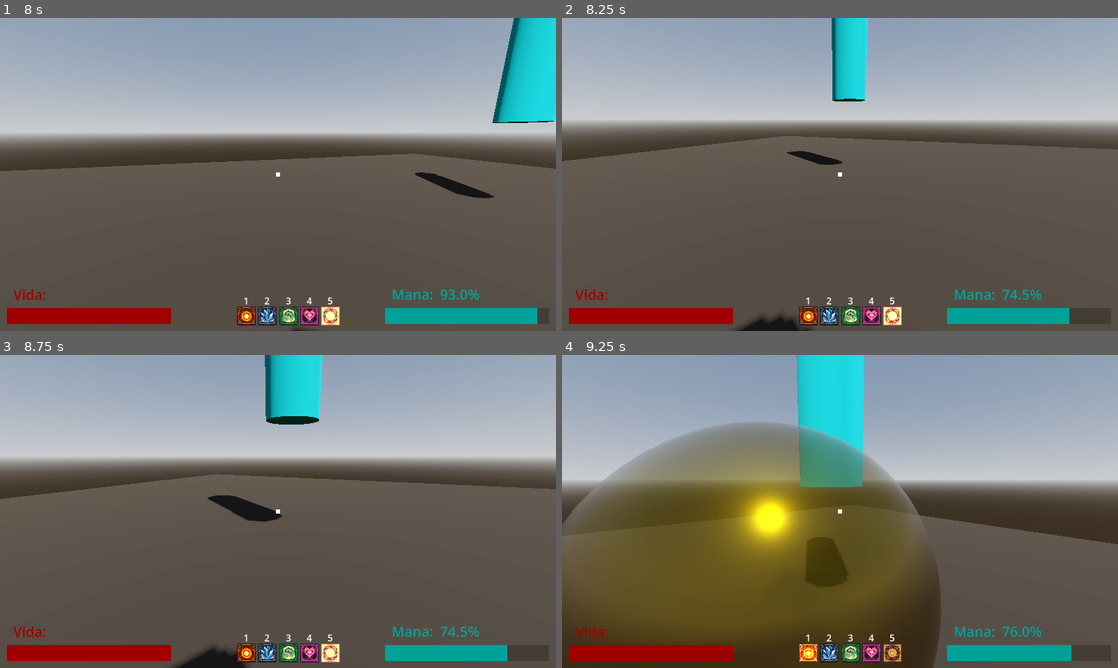
Above: before the commit, frames 1-4 (two rows, left to right).
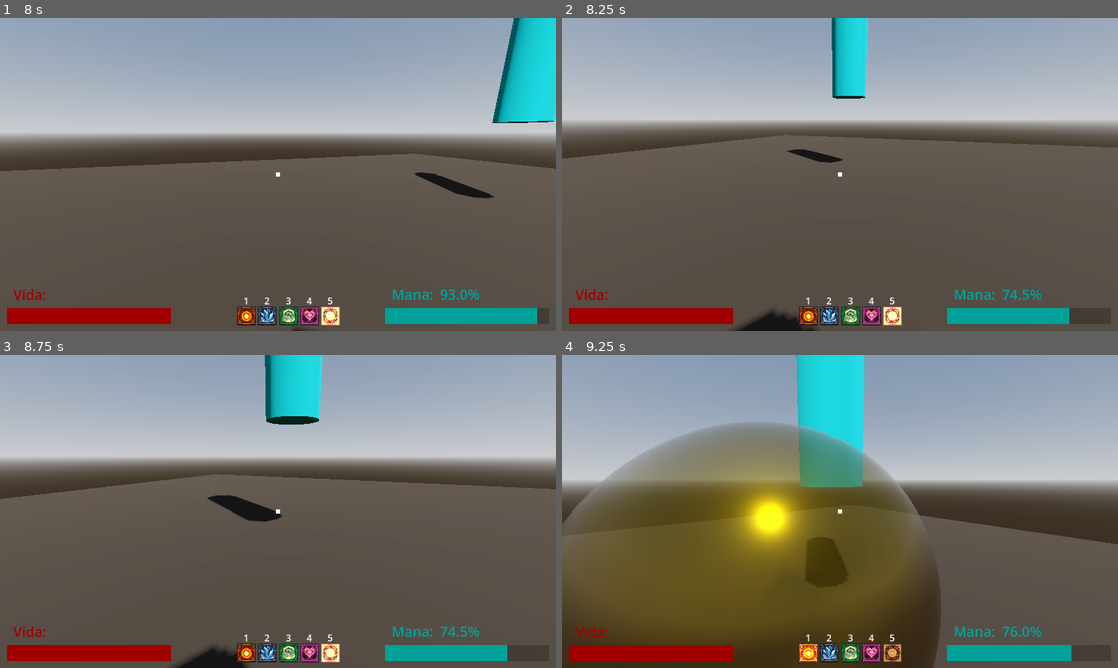
Above: after the commit, the same moments.

Repository: Isaaa43/Saudavel-e-Balanceado
Game: Godot game, scene res://cenas/main_game.tscn
Same seed, same stepped clock (60 frames per second), same inputs: the game is played once before the commit and once after it.
Inputs (mouse positions are in pixels of both pictures, inside the frame that each line leads up to):
- Up to frame 1 (8 s): click (278, 224) at 0.52 s; type "Alex" at 0.6 s; click "Jogar" at 1.25 s; click "Host" at 2 s; click "Começar Partida" at 2.75 s; tap Enter at 3.5 s; move the mouse to (400, 158) at 3.52 s; hold D (direita) 3.53-4.28 s; click (400, 158) at 3.6 s; tap Space (pular) at 3.77, 4.52, 5.75, 6.02, 6.77, 7.52 s; move the mouse to (250, 174) at 4.27 s; hold W (frente) from 4.28 s (still down); tap 1 at 4.35 s; move the mouse to (289, 168) at 5.02 s; tap 2 at 5.1 s; move the mouse to (272, 180) at 5.77 s; tap 3 at 5.85 s; click (272, 180) at 5.92 s; move the mouse to (316, 177) at 6.52 s; tap 4 at 6.6 s; move the mouse to (233, 171) at 7.27 s; tap 5 at 7.35 s
- Up to frame 2 (8.25 s): keep holding W (frente); move the mouse to (845, 174) at 8.02 s; click (845, 174) at 8.1 s
- Up to frame 3 (8.75 s): keep holding W (frente)
- Up to frame 4 (9.25 s): move the mouse to (817, 505) at 8.77 s; release W (frente) at 8.78 s; hold D (direita) from 8.78 s (still down); tap 1 at 8.85 s; tap Space (pular) at 9.02 s

Frame 1 is identical in both runs. In frame 2, 0.8% of the frame differs, in the area x 0-100%, y 24-100%; in frame 3, less than 0.1%; in frame 4, less than 0.1%.

Commit message:
fix: verificar se deve aplicar o efeito ao nodo
Nodo que recebeu o feitiço faz a verificação se é um jogador para aplicar os efeitos

Diff:
--- a/luta-magos/scripts/game/feiticos/instanciancia/comportamento/feitico_comportamento.gd
+++ b/luta-magos/scripts/game/feiticos/instanciancia/comportamento/feitico_comportamento.gd
@@ -90,43 +90,49 @@
 func _aplicar_efeitos(node: Node3D) -> void:
 	var receptor := ReceptorEfeitos.encontrar_receptor_efeitos(node)
 	if receptor != null:
-		_aplicar_efeitos_receptor(receptor)
+		_aplicar_efeitos_receptor(receptor, node)
 
-func _aplicar_efeitos_receptor(receptor: ReceptorEfeitos) -> void:
-	receptor.receber_lista_efeitos(efeitos)
+func _aplicar_efeitos_receptor(receptor: ReceptorEfeitos, node: Node3D) -> void:
+	if _deve_aplicar_efeito(node):
+		receptor.receber_lista_efeitos(efeitos)
 
-func _aplicar_efeito_jogador(efeito: FeiticoEfeito, jogador: Jogador) -> void:
+func _deve_aplicar_efeito(node: Node3D) -> bool:
+	# TODO: verificar mais tipos do que so o jogador
+	if not node is Jogador: return false
+	var jogador: Jogador = node
 	var jog_id : int = jogador.dados_jogador.peer_id
 
 	match (afetados):
 		Afetados.TODOS:
-			jogador.receber_feitico_efeito(efeito)
+			return true
 		Afetados.CRIADOR:
 			# somente criador do feitico
 			if jog_id == contexto.criador_id:
-				jogador.receber_feitico_efeito(efeito)
+				return true
 		Afetados.ALVO:
 			# somente alvo do feitico
 			if jog_id == contexto.alvo_id:
-				jogador.receber_feitico_efeito(efeito)
+				return true
 		Afetados.ALIADOS:
 			# TODO:
 			# somente criador e (aliados do criador)
 			if jog_id != contexto.criador_id:
-				jogador.receber_feitico_efeito(efeito)
+				return true
 		Afetados.INIMIGOS:
 			# TODO:
 			# somente inimigos
 			if jog_id != contexto.criador_id:
-				jogador.receber_feitico_efeito(efeito)
+				return true
 		Afetados.TODOS_EXCETO_CRIADOR:
 			# todos, exceto somente o criador do feitico
 			if jog_id != contexto.criador_id:
-				jogador.receber_feitico_efeito(efeito)
+				return true
 		Afetados.TODOS_EXCETO_ALVO:
 			# todos, exceto somente o alvo do feitico
 			if jog_id != contexto.alvo_id:
-				jogador.receber_feitico_efeito(efeito)
+				return true
+	# se nao cair em nenhum, false
+	return false
 
 # -----------------------------------------------------------------------------
 # Iniciar
